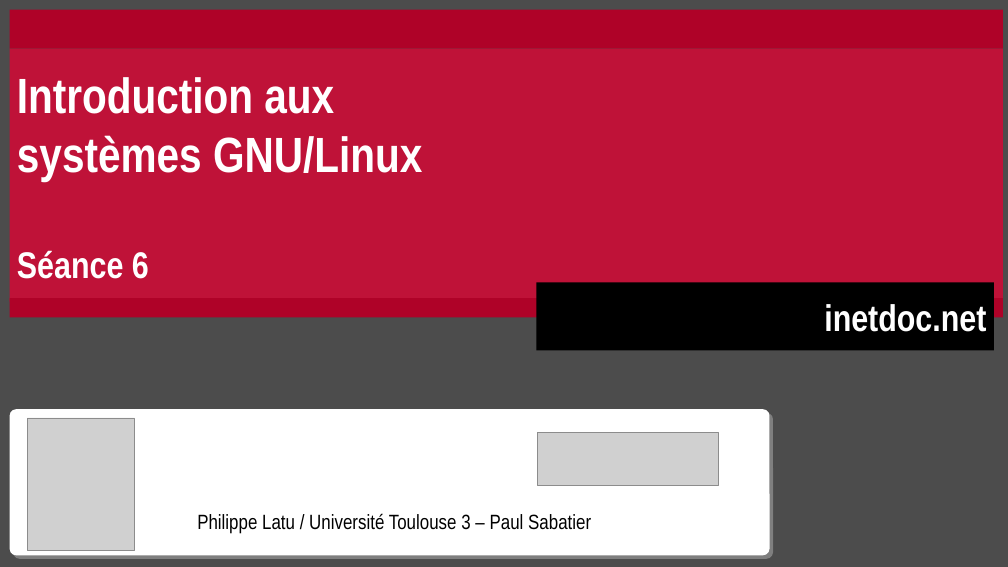
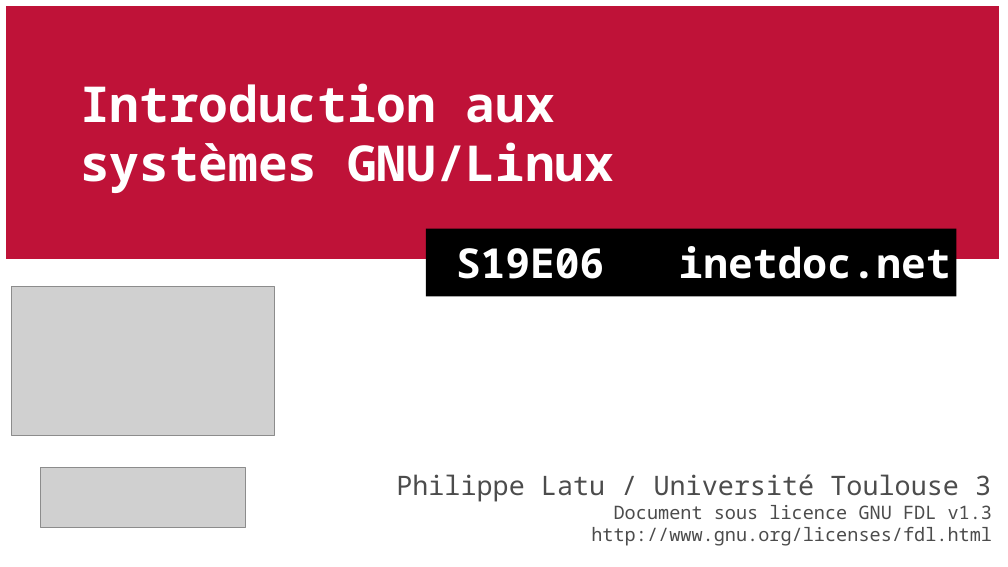
Before and after one commit to platu/inetdoc, a slide deck: slide 1 of presentations/sysadm-base-6/sysadm-base-6.odp. Drawn at 1008x567 pixels with LibreOffice and Linux fonts; fonts in the diff are those of the drawing; grey boxes stand for pictures. Boxes give left, top, right and bottom in pixels: in the first picture for what was removed or moved away, otherwise in the second. Text is boxed around its words. In the diff, an @@ line names an element or a change of style, - is before the commit and + after.

Commit message:
Révision séance 6

```diff
--- a/presentations/sysadm-base-6/sysadm-base-6.odp
+++ b/presentations/sysadm-base-6/sysadm-base-6.odp
@@ background #4C4C4C to #FFFFFF @@
@@ rectangle "Introduction aux": place and size @@
-rectangle "Introduction aux" at [10,48,1004,301]
+rectangle "Introduction aux" at [6,6,1000,259]
@@ rectangle "Introduction aux" at [6,6,1000,259]: font Arial Narrow to Noto Sans Mono @@
@@ rectangle removed at [10,10,1004,48] @@
@@ rectangle "S19E06 inetdoc.net": place and size @@
-rectangle "S19E06 inetdoc.net" at [537,282,995,350]
+rectangle "S19E06 inetdoc.net" at [426,229,957,296]
@@ text in rectangle at [17,250,149,279]: paragraph removed @@
-Séance 6
@@ text in rectangle at [456,246,951,279]: text changed; size 36 to 40 pt; font Arial Narrow to Noto Sans Mono @@
-inetdoc.net
+S19E06 inetdoc.net
@@ rectangle removed at [10,298,1004,318] @@
@@ picture: place and size @@
-picture at [537,433,719,485]
+picture at [12,287,275,435]
@@ rounded rectangle removed at [10,409,770,555] @@
-Philippe Latu / Université Toulouse 3 – Paul Sabatier
@@ picture: place and size @@
-picture at [27,418,134,551]
+picture at [41,468,246,527]
@@ text added at [396,474,993,546], 18 pt, text #4C4C4C @@
+Philippe Latu / Université Toulouse 3
+Document sous licence GNU FDL v1.3
+http://www.gnu.org/licenses/fdl.html
```
Also in this commit, not shown: 23 other slides changed, 1 slide added, 1 slide removed, 1 other file.
